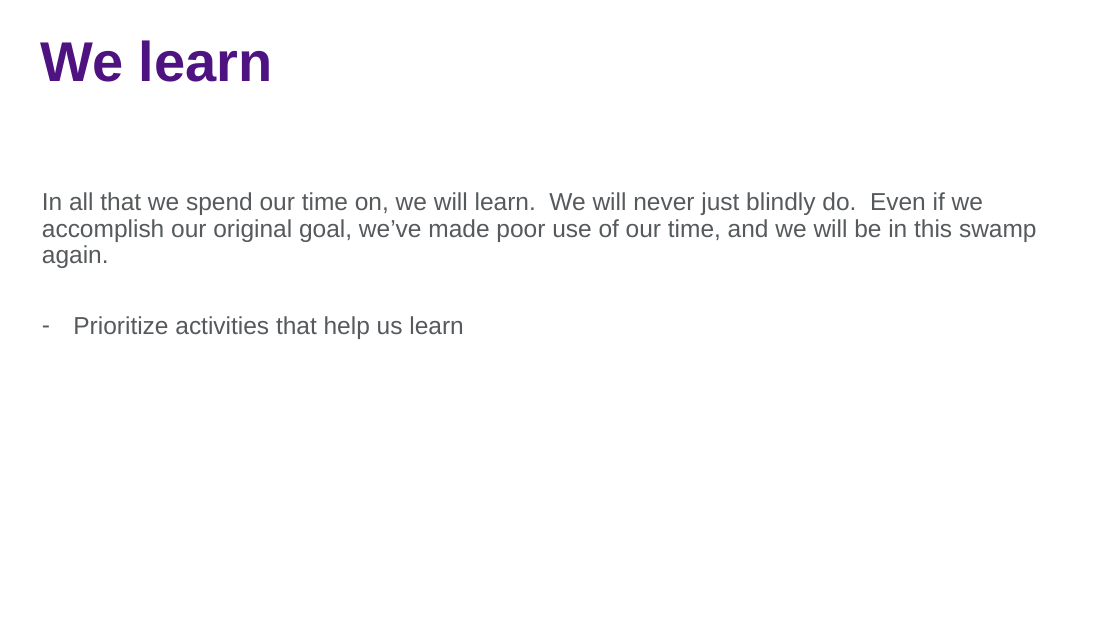
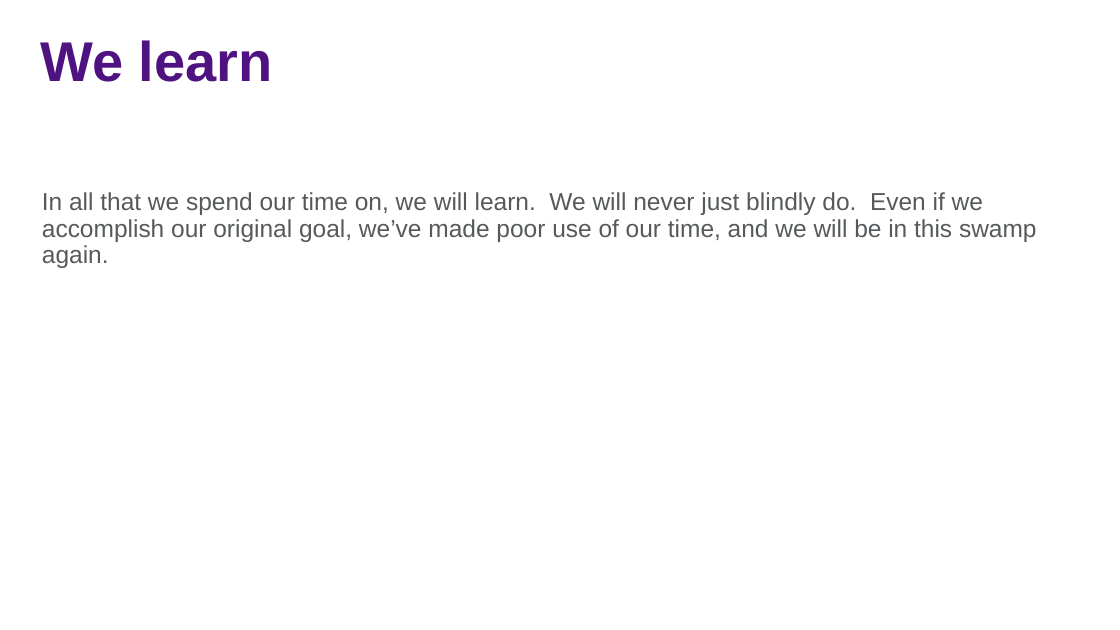
Before and after one commit to jasonjwood/presentations, a slide deck: slide 17 of InFusion2016 - Getting It Done - Jason Wood.pptx (slide 14 before the commit). Drawn at 1120x630 pixels with LibreOffice and Linux fonts; fonts in the diff are those of the drawing; background and template pictures are left out. Boxes give left, top, right and bottom in pixels: in the first picture for what was removed or moved away, otherwise in the second. Text is boxed around its words. In the diff, an @@ line names an element or a change of style, - is before the commit and + after.

```diff
--- a/InFusion2016 - Getting It Done - Jason Wood.pptx
+++ b/InFusion2016 - Getting It Done - Jason Wood.pptx
@@ text at [73,316,463,339]: paragraph removed @@
-– Prioritize activities that help us learn
```
Also in this commit, not shown: 6 other slides changed, 3 slides added, 1 slide removed.
